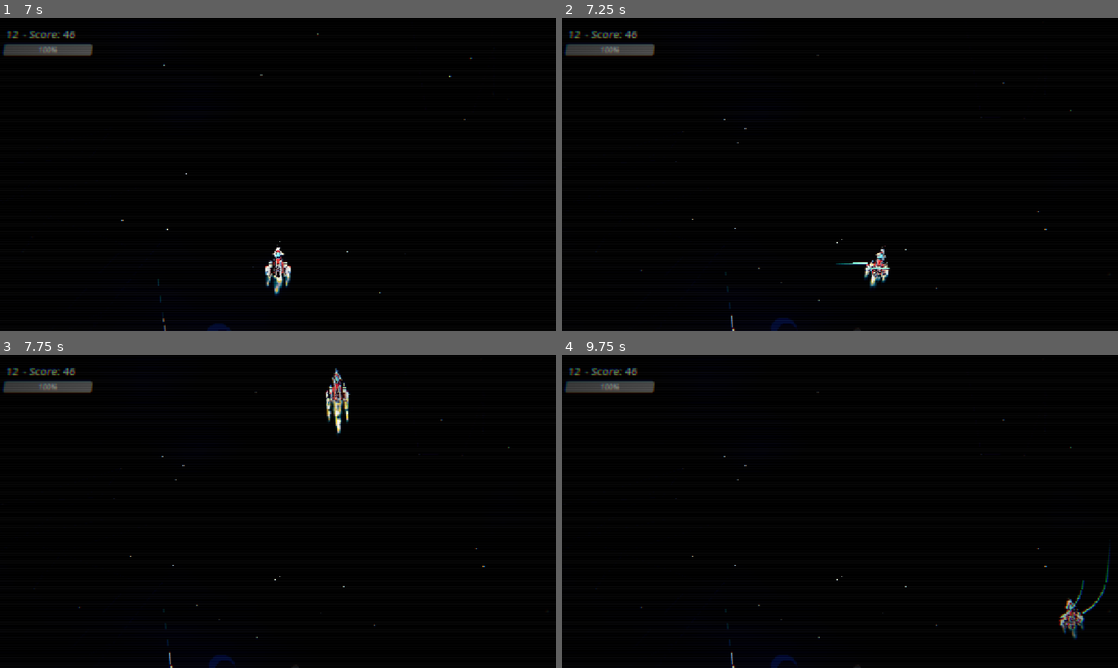
Above: before the commit, frames 1-4 (two rows, left to right).
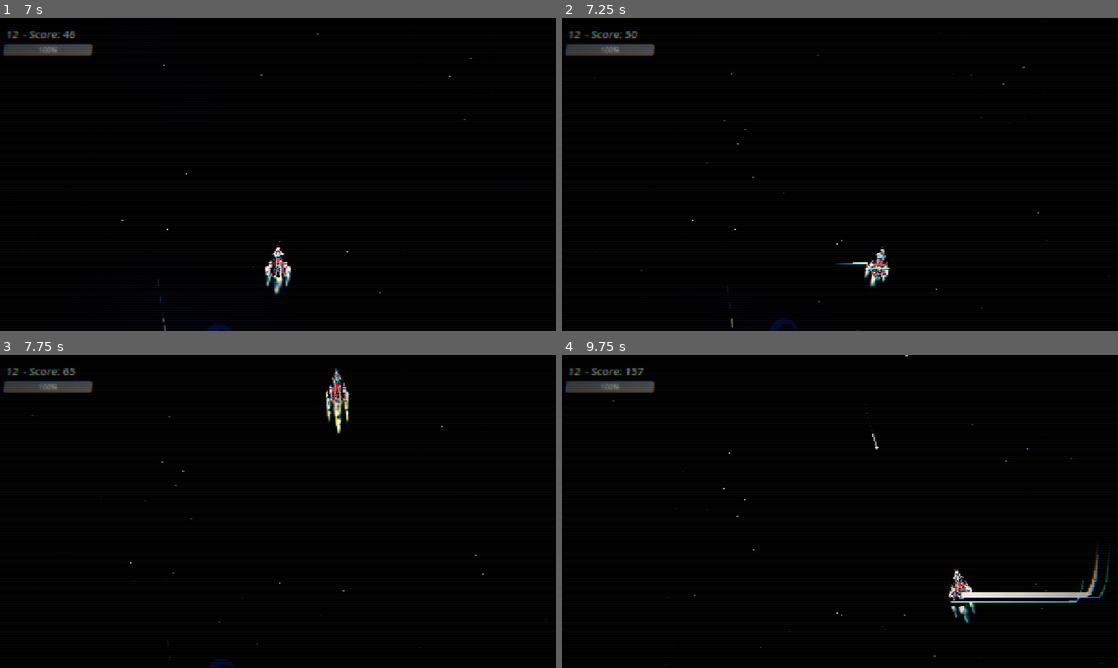
Above: after the commit, the same moments.

Repository: fabriziosalmi/space23
Game: Godot game, scene res://Main.tscn
The game is run twice, just before and just after one commit, with the same random seed, the same clock (stepped at 60 frames per second) and the same inputs. Sound files missing from this copy of the repository are replaced by a short silence.
Inputs (mouse positions are in pixels of both pictures, inside the frame that each line leads up to):
- Up to frame 1 (7 s): click (278, 196) at 0.52 s; type "12" at 0.6 s; hold Right 1.28-2.03 s; hold Shift 1.28-2.03 s; tap Space at 1.52, 2.27, 3.77, 4.52, 5.27, 6.77 s; tap Enter at 2 s; hold Down 2.03-2.78 s; tap Shift every 1.5 s from 2.1 to 6.6 s; hold Right 2.78-3.53 s; hold Shift 2.78-3.53 s; hold Up 3.53-4.28 s; hold Shift 4.28-5.03 s; hold Left 4.28-5.78 s; hold Down 5.78-6.53 s; hold Shift 5.78-6.53 s; hold Right from 6.53 s (still down)
- Up to frame 2 (7.25 s): keep holding Right
- Up to frame 3 (7.75 s): release Right at 7.28 s; hold Up from 7.28 s (still down); hold Shift from 7.28 s (still down); tap Space at 7.52 s
- Up to frame 4 (9.75 s): release Up at 8.03 s; release Shift at 8.03 s; hold Right 8.03-8.78 s; tap Shift at 8.1, 9.6 s; tap Space at 8.27 s; hold Down 8.78-9.53 s; hold Shift 8.78-9.53 s; hold Left from 9.53 s (still down)

Frame 1 is identical in both runs. In frame 2, 0.1% of the frame differs, in the area x 5-92%, y 4-100%; in frame 3, 0.2%; in frame 4, 1.9%, in the area x 9-100%, y 0-100%.
Error before the commit: Invalid access to property or key 'is_transitioning' on a base object of type 'Node (AudioManager)'. (res://Main.gd:603)

Commit message:
Fix is_transitioning bug in AudioManager

Diff:
--- a/AudioManager.gd
+++ b/AudioManager.gd
@@ -28,6 +28,9 @@
 ]
 var current_track_idx = 0
 
+var is_transitioning = false
+var transition_timer = 0.0
+
 func _ready():
 	audio_bus_idx = AudioServer.bus_count
 	AudioServer.add_bus(audio_bus_idx)
@@ -41,6 +44,7 @@
 
 	audio_stream_player = AudioStreamPlayer.new()
 	audio_stream_player.bus = "MusicBus"
+	audio_stream_player.finished.connect(_on_song_finished)
 	add_child(audio_stream_player)
 
 	for i in range(8):
@@ -86,3 +90,7 @@
 
 func get_pitch_scale() -> float:
 	return audio_stream_player.pitch_scale
+
+func _on_song_finished():
+	is_transitioning = true
+	transition_timer = 5.0
--- a/Main.gd
+++ b/Main.gd
@@ -441,6 +441,10 @@
 	main_camera.zoom = Vector2(4.0, 4.0)
 
 	audio_manager.load_and_play_track(0)
+	var t_colors = audio_manager.playlist[0].colors
+	target_c_bg = t_colors[0]
+	target_c_neb1 = t_colors[1]
+	target_c_neb2 = t_colors[2]
 
 func spawn_player_bullet(pos: Vector2, color: Color = Color(0.2, 1.5, 3.0)):
 	player_bullets.append({ "pos": pos, "speed": 1200.0, "color": color })
@@ -576,10 +580,22 @@
 
 	elif audio_manager.is_transitioning:
 		audio_manager.transition_timer -= delta
+
+		# Effetto di transizione: buio totale e slow motion
+		target_c_bg = Color(0,0,0)
+		target_c_neb1 = Color(0,0,0)
+		target_c_neb2 = Color(0,0,0)
+		target_speed_multiplier = 0.5
+
 		if audio_manager.transition_timer <= 0:
 			audio_manager.is_transitioning = false
 			audio_manager.current_track_idx = (audio_manager.current_track_idx + 1) % audio_manager.playlist.size()
 			audio_manager.load_and_play_track(audio_manager.current_track_idx)
+
+			var t_colors = audio_manager.playlist[audio_manager.current_track_idx].colors
+			target_c_bg = t_colors[0]
+			target_c_neb1 = t_colors[1]
+			target_c_neb2 = t_colors[2]
 	else:
 		var base_target_speed = 1.0
 		var pos = audio_manager.get_playback_position()
